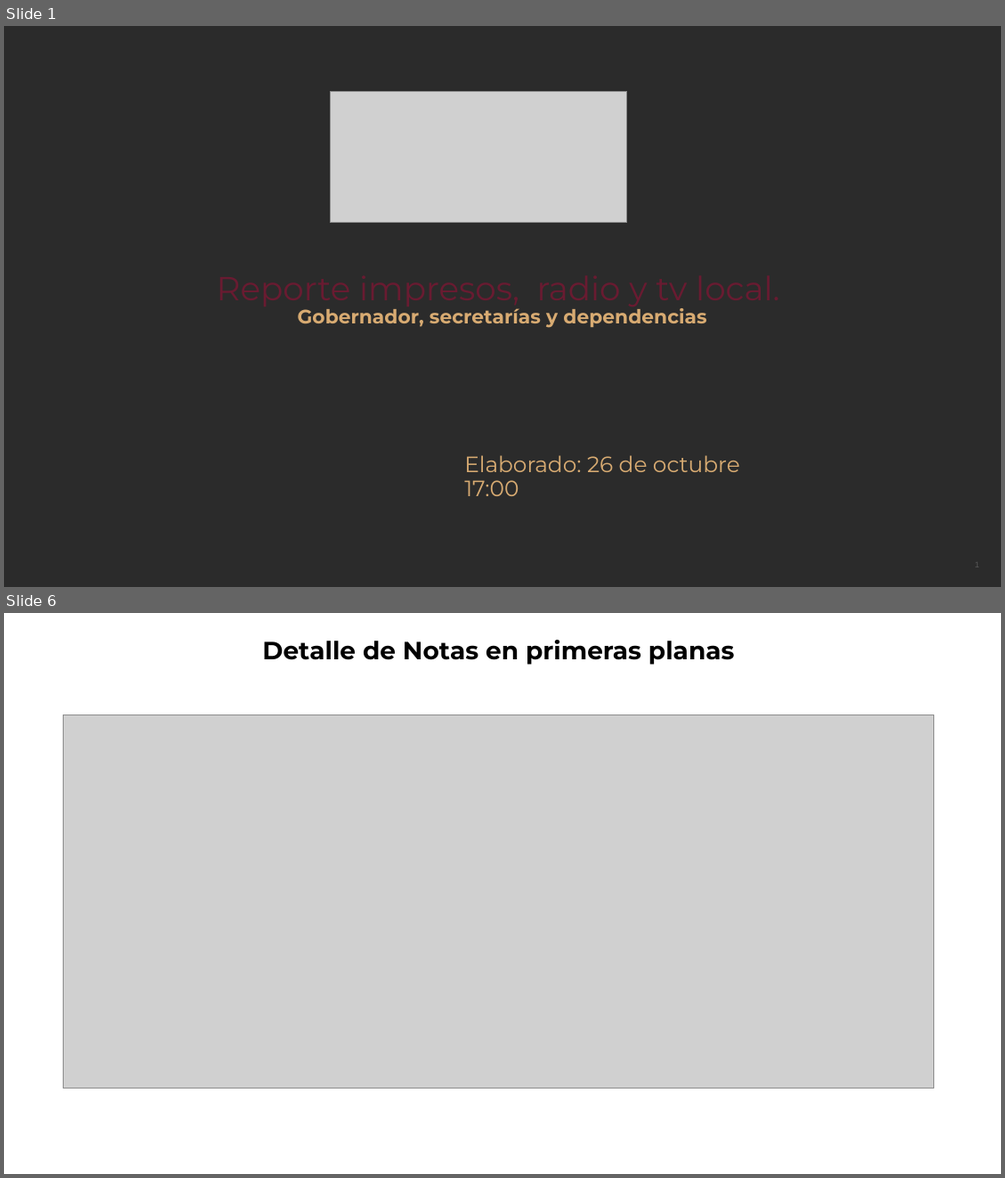
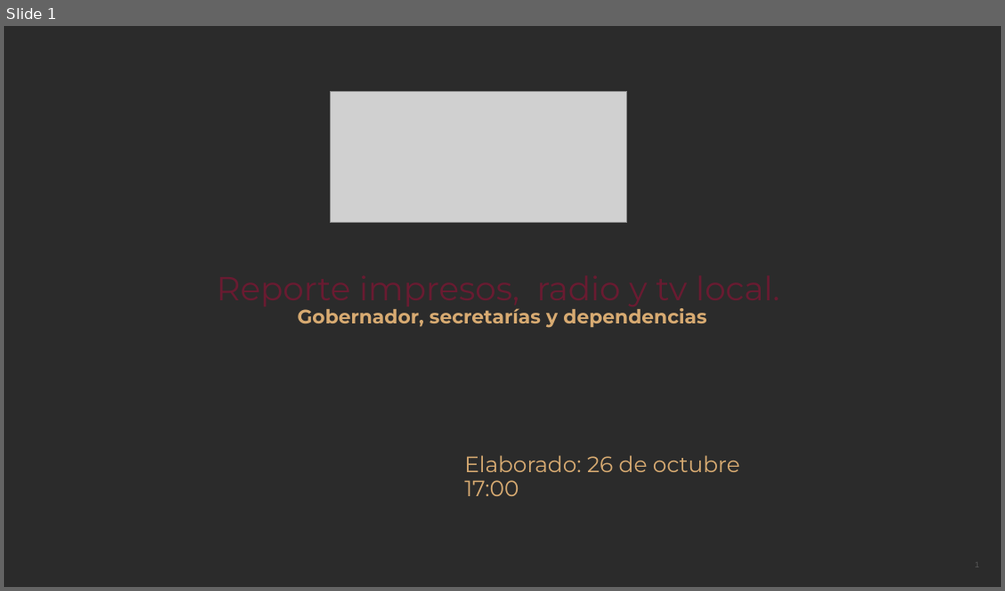
Before and after one commit to thelonious9/Reporteportadas, a slide deck: Reporte 261026.pptx. Shown one above the other, each under a label of ours: slides 1 and 6 before the commit, slide 1 after it; the slides between them are not shown. The pictures are 1005x1178 and 1005x591 pixels, drawn with LibreOffice and Linux fonts; fonts in the diff are those of the drawing; grey boxes stand for pictures; background and template pictures are left out; a plain dark background stands for a picture behind light text. Boxes give left, top, right and bottom in pixels: in the first picture for what was removed or moved away, otherwise in the second. Text is boxed around its words. In the diff, an @@ line names an element or a change of style, - is before the commit and + after.

```diff
--- a/Reporte 261026.pptx
+++ b/Reporte 261026.pptx
@@ slide 6 removed at bbox=[4, 613, 1001, 1174], background #FFFFFF @@
@@ text removed at bbox=[262, 640, 734, 665] @@
-Detalle de Notas en primeras planas
@@ picture removed at bbox=[63, 714, 934, 1087] @@
```
Also in this commit, not shown: 6 slides changed, 1 slide added, 1 other slide removed.
